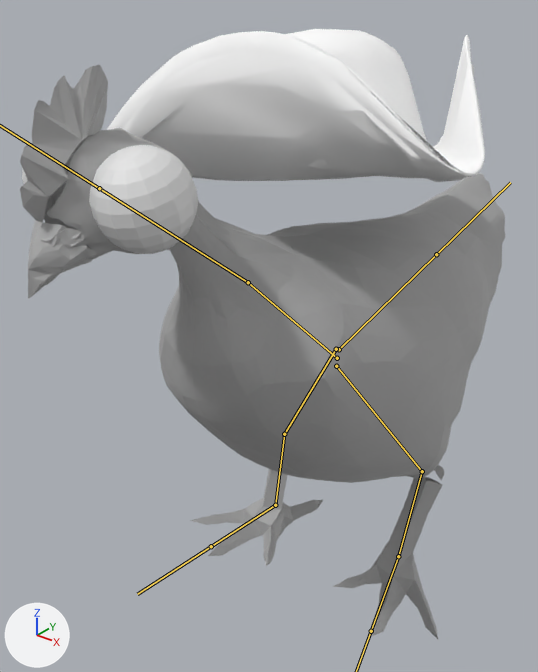
What one commit did to the FBX model m-a/Chicken/Chicken.fbx.
One viewpoint serves both versions: a 50 mm camera at (1.62, -2.31, 2.74) aimed at (-0.2, -0.04, 1.33). The axes (+X, +Y, +Z) are drawn at lower left. The lights are the same throughout. Both versions are drawn at frame 59 of the action 'Armature|Idle'; the numbers are the values there. The bones that bend it are drawn over the model as lines.

Objects in the first picture: '13543_Tricorn_Hat_v1_l2.001', 'Sphere', 'Sphere.001', 'chicken_lp', 'chicken_lp.001', 'chicken_lp.002', 'chicken_lp.003'.
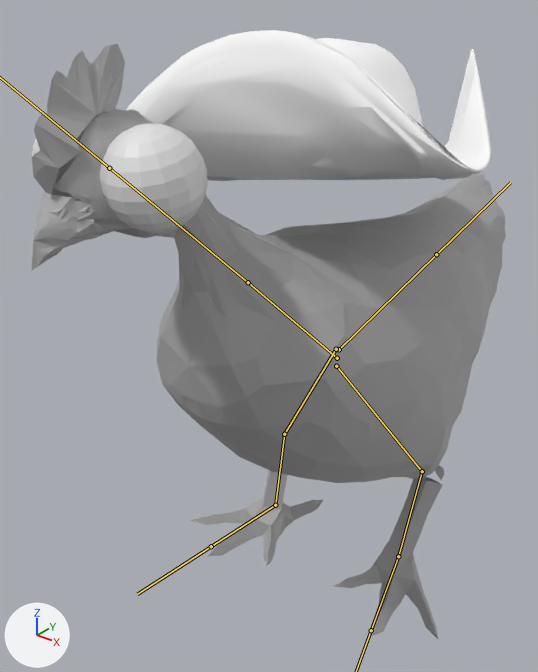
Boxes (x1, y1, x2, y2) around the edits, measured in the pictures (538 x 672 px):
'chicken_lp', posed
    before: (44, 128, 506, 483)
    after: (52, 109, 506, 483)
'13543_Tricorn_Hat_v1_l2.001', posed
    before: (107, 29, 485, 182)
    after: (126, 30, 491, 181)
'Sphere', posed
    before: (89, 145, 198, 254)
    after: (100, 123, 208, 233)
'chicken_lp.002', posed
    before: (20, 64, 108, 222)
    after: (32, 44, 125, 195)
'chicken_lp.003', posed
    before: (28, 220, 96, 299)
    after: (31, 191, 103, 271)
'Sphere.001', posed
    before: (22, 153, 74, 205)
    after: (32, 133, 83, 196)
bone 'Bone.001', root to tip
    before: (248, 282) to (99, 188)
    after: (248, 282) to (109, 168)

What the commit changed:
Bone 'Bone.001' (bone_bone_001) turns from (-12, 0, 0) to (-8, 0, 0) degrees about its own x, y and z.
